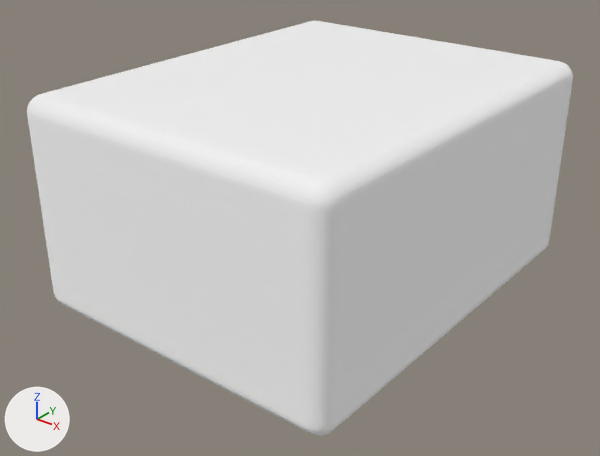
One commit to the glTF model assets/staging/tile.glb: the scene before it, then after it.
Before and after are seen from a camera (50 mm lens) standing at (2.74, -3.57, 1.88) and looking at (0.0, -0.15, -0.24). The lights are fixed; the arrows at lower left show +X, +Y and +Z.

Names of what the first picture shows: 'Tile'.
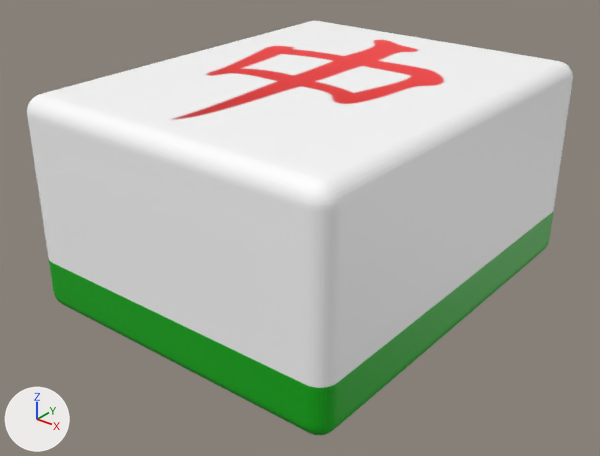
Boxes [x1, y1, x2, y2] around the edits, measured in the pictures (600 x 456 px):
'Tile', recoloured (white to green): [29, 37, 561, 435] in both

The edits, one by one:
Picture 'Tile UV Diffuse' (img_tile_uv_diffuse) is new.
Material 'Tile Base Material' (mat_tile_base_material) is new.
Uses the picture img_tile_uv_diffuse.
me_tile has 488 vertices, 972 faces and spans x -1.0..1.0, y -1.24..1.24, z -0.63..0.63.
me_tile no longer uses material mat_material.
me_tile now uses material mat_tile_base_material.
